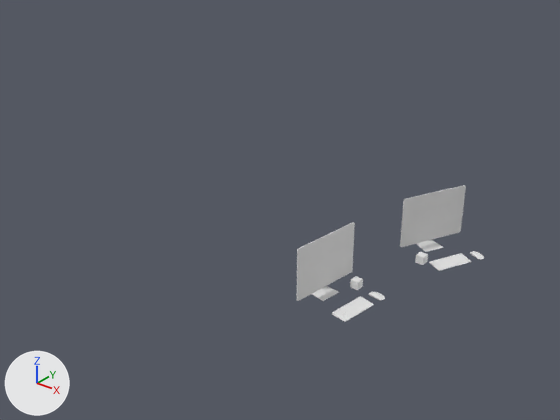
Renders of the glTF model pc_network.glb from each side of a commit.
Rendered twice from a 50 mm lens placed at (29.0, -50.1, 34.2), pointed at (-6.4, -5.9, 6.8). The axes (+X, +Y, +Z) are drawn at lower left. The lights are the same throughout. The older version comes first. Where no turn or scale is listed for an object, it has been applied to the vertices. Vertices at exactly the same position are counted once.

Objects in the first picture: 'PC1', 'PC1_Port', 'PC2', 'PC2_Port'.
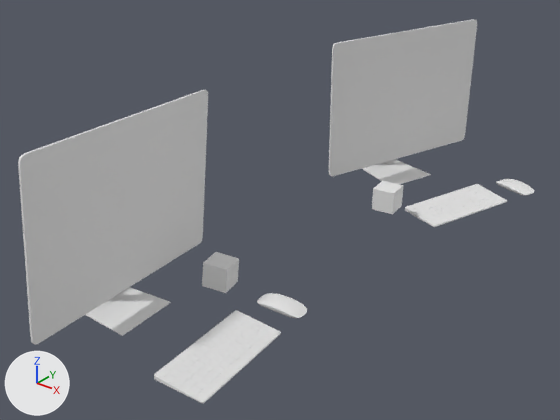
Where the newer file only moved an object's origin or applied its transform, the numbers keep the older frame.

Edits to the bpy script that builds the scene:
```text
Change me_mesh_001:
    used by ob_pc1; location = (0.0, 0.0, 0.0); scale = (0.378, 0.378, 0.378)
    remove me_mesh_001.from_pydata(...)  # 13716 vertices, 24768 faces; spans x -3.7..13.6, y 12.2..29.4, z -0.8..14.0
    add me_mesh_001.from_pydata(...)  # 13716 vertices, 24768 faces; spans x -1.1..17.1, y 10.8..28.4, z -0.8..14.0
    me_mesh_001 part 1: the whole mesh is turned -8.7 degrees about the z axis through the mesh origin
Change me_cube_002:
    remove me_cube_002.from_pydata(...)  # 8 vertices, 12 faces; spans x 1.107..1.864, y 3.764..4.521, z 0.254..1.01
    add me_cube_002.from_pydata(...)  # 8 vertices, 12 faces; spans x -3.632..-1.393, y 3.333..5.572, z 4.262..6.262
    me_cube_002 part 2
    me_cube_002.vertices[0].co: (1.107, 3.764, 0.254) -> (-3.376, 3.333, 4.262)  # pixel (415, 262) -> pixel (371, 209)
    me_cube_002.vertices[1].co: (1.107, 3.764, 1.01) -> (-3.376, 3.333, 6.262)  # pixel (416, 254) -> pixel (372, 188)
    me_cube_002.vertices[2].co: (1.107, 4.521, 0.254) -> (-3.632, 5.316, 4.262)
    me_cube_002.vertices[3].co: (1.107, 4.521, 1.01) -> (-3.632, 5.316, 6.262)  # pixel (420, 251) -> pixel (382, 180)
    me_cube_002.vertices[4].co: (1.864, 3.764, 0.254) -> (-1.393, 3.588, 4.262)  # pixel (422, 265) -> pixel (392, 214)
    me_cube_002.vertices[5].co: (1.864, 3.764, 1.01) -> (-1.393, 3.588, 6.262)  # pixel (423, 257) -> pixel (394, 193)
    me_cube_002.vertices[6].co: (1.864, 4.521, 0.254) -> (-1.648, 5.572, 4.262)  # pixel (427, 261) -> pixel (401, 205)
    me_cube_002.vertices[7].co: (1.864, 4.521, 1.01) -> (-1.648, 5.572, 6.262)  # pixel (427, 254) -> pixel (403, 185)
Change me_mesh_003:
    used by ob_pc2; location = (0.0, 0.0, 0.0); scale = (0.378, 0.378, 0.378)
    remove me_mesh_003.from_pydata(...)  # 13716 vertices, 24768 faces; spans x -11.7..4.0, y -20.2..-2.3, z -1.6..13.2
    add me_mesh_003.from_pydata(...)  # 13716 vertices, 24768 faces; spans x -11.9..3.8, y -20.0..-1.7, z -1.7..14.5
    me_mesh_003 part 3: the whole mesh is multiplied about the mesh origin by the matrix ((0.998, 0.016, 0.067), (-0.019, 0.999, 0.039), (-0.066, -0.041, 0.997))
Change me_cube_001:
    remove me_cube_001.from_pydata(...)  # 8 vertices, 12 faces; spans x -1.451..-0.694, y -2.617..-1.86, z -0.224..0.532
    add me_cube_001.from_pydata(...)  # 8 vertices, 12 faces; spans x -7.454..-4.898, y -14.607..-12.049, z 3.321..5.529
    me_cube_001 part 4
    me_cube_001.vertices[0].co: (-1.451, -2.617, -0.224) -> (-6.933, -14.607, 3.535)  # pixel (350, 287) -> pixel (202, 286)
    me_cube_001.vertices[1].co: (-1.451, -2.617, 0.532) -> (-6.826, -14.494, 5.529)  # pixel (350, 279) -> pixel (203, 262)
    me_cube_001.vertices[2].co: (-1.451, -1.86, -0.224) -> (-7.454, -12.678, 3.454)
    me_cube_001.vertices[3].co: (-1.451, -1.86, 0.532) -> (-7.347, -12.565, 5.448)  # pixel (355, 276) -> pixel (215, 251)
    me_cube_001.vertices[4].co: (-0.694, -2.617, -0.224) -> (-5.005, -14.091, 3.402)  # pixel (357, 290) -> pixel (225, 293)
    me_cube_001.vertices[5].co: (-0.694, -2.617, 0.532) -> (-4.898, -13.979, 5.396)  # pixel (358, 282) -> pixel (227, 269)
    me_cube_001.vertices[6].co: (-0.694, -1.86, -0.224) -> (-5.526, -12.162, 3.321)  # pixel (362, 286) -> pixel (237, 281)
    me_cube_001.vertices[7].co: (-0.694, -1.86, 0.532) -> (-5.419, -12.049, 5.315)  # pixel (363, 278) -> pixel (239, 258)
Change ob_pc1:
    ob_pc1.scale: (0.378, 0.378, 0.378) -> (1.0, 1.0, 1.0)
    ob_pc1.location: (0.0, 0.0, 0.0) -> (-5.01, -6.91, 3.59)
    ob_pc1.rotation_euler: (0.0, 0.0, 0.0) -> (0.0, 0.0, 0.28)  # degrees (0, 0, 0) -> degrees (0, 0, 16)
Change ob_pc2:
    ob_pc2.scale: (0.378, 0.378, 0.378) -> (1.0, 1.0, 1.0)
    ob_pc2.location: (0.0, 0.0, 0.0) -> (-5.01, -6.91, 3.59)
    ob_pc2.rotation_euler: (0.0, 0.0, 0.0) -> (0.0, 0.0, 0.28)  # degrees (0, 0, 0) -> degrees (0, 0, 16)
```

Location of each change, (x1, y1, x2, y2) in pixels of the pictures (560 x 420 px):
'PC2', reshaped, moved, turned, rescaled
    before: (297, 222, 385, 322)
    after: (18, 90, 307, 403)
'PC1', moved, turned, rescaled
    before: (400, 185, 484, 271)
    after: (329, 19, 534, 227)
'PC2_Port', reshaped (171% wider, 180% taller)
    before: (350, 276, 363, 290)
    after: (202, 252, 239, 293)
'PC1_Port', reshaped
    before: (415, 252, 428, 265)
    after: (372, 181, 403, 214)
